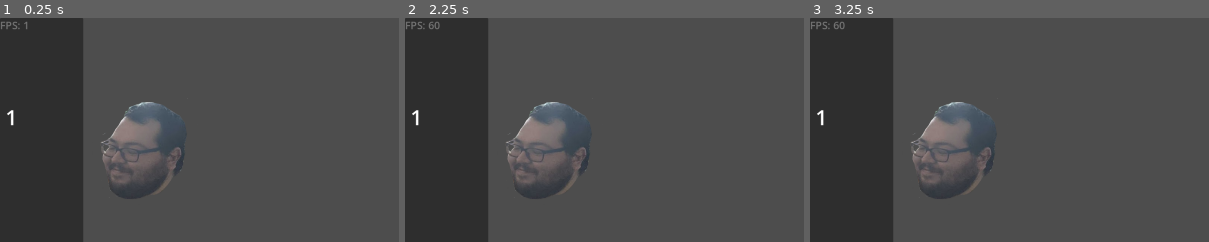
Above: before the commit, frames 1-3 (left to right).
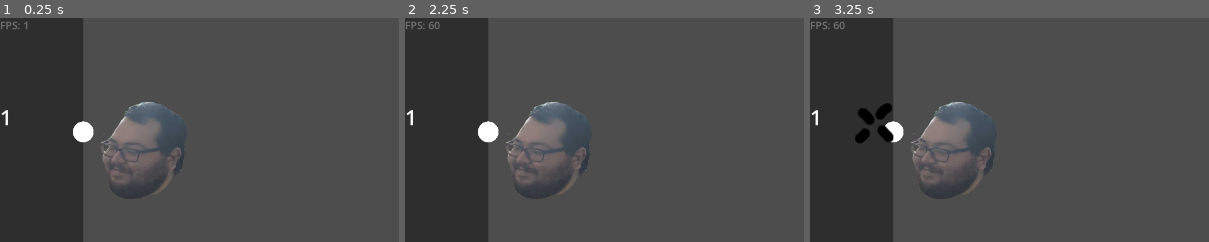
Above: after the commit, the same moments.

Repository: gabeochoa/prime_pressure
Game: Godot game, scene res://scenes/levels/level.tscn
The game is run twice, just before and just after one commit, with the same random seed, the same clock (stepped at 60 frames per second) and the same inputs.
Inputs (mouse positions are % of the whole screen's width and height, from its top left):
- Up to frame 1 (0.25 s): no input
- Up to frame 2 (2.25 s): tap Enter at 0.5, 0.6 s; move the mouse to (58, 35) at 0.52 s; click (58, 35) at 0.67 s; move the mouse to (30, 55) at 1.27 s; hold A 1.28-2.03 s; tap F at 1.35 s; tap Space at 2 s; move the mouse to (60, 28) at 2.02 s; tap Z at 2.1 s
- Up to frame 3 (3.25 s): tap Enter at 2.75 s; move the mouse to (45, 70) at 2.77 s; tap U at 2.85 s; click (45, 70) at 2.92 s
The pictures show only the part of the screen within x 0-50%, y 0-50%; the shares and areas given below are measured in that part.

The runs differ from the first frame. In frame 1, 0.5% of the frame differs, in the area x 0-24%, y 41-56%; in frame 2, 0.5%; in frame 3, 1.1%, in the area x 0-24%, y 37-56%.

Commit message:
add clock percentage renderer

Diff:
--- /dev/null
+++ b/scenes/circle_percent_renderer.gd
@@ -0,0 +1,27 @@
+extends Control
+
+var percentage: float = 0
+
+func update_pct(pct: float):
+	percentage = pct
+	queue_redraw()
+
+func draw_filled_arc(center, radius, angle_from, angle_to, color):
+	var nb_points = 32
+	var points_arc = PackedVector2Array()
+	points_arc.push_back(center)
+	var colors = PackedColorArray([color])
+
+	for i in range(nb_points + 1):
+		var angle_point = deg_to_rad(angle_from + i * (angle_to - angle_from) / nb_points - 90)
+		points_arc.push_back(center + Vector2(cos(angle_point), sin(angle_point)) * radius)
+	draw_polygon(points_arc, colors)
+
+func _draw():
+	var center = Vector2(40, 10)
+	var radius = 25
+	var angle_from = 0
+	var angle_to = 360 * percentage
+	var color =  Color.RED
+	draw_circle(center, radius, Color.WHITE)
+	draw_filled_arc(center, radius, angle_from, angle_to, color)
--- a/scenes/levels/level.tscn
+++ b/scenes/levels/level.tscn
@@ -18,7 +18,7 @@
 order_queue_top_spacer_scene = ExtResource("7_8tg4x")
 
 [node name="Timer" type="Timer" parent="sophie"]
-wait_time = 10.0
+wait_time = 3.0
 
 [node name="player_scn" parent="." instance=ExtResource("2_el2g4")]
 position = Vector2(348, 322)
--- a/scenes/order_queue_item.tscn
+++ b/scenes/order_queue_item.tscn
@@ -1,16 +1,30 @@
-[gd_scene load_steps=3 format=3 uid="uid://drggxaxtuv255"]
+[gd_scene load_steps=4 format=3 uid="uid://drggxaxtuv255"]
 
 [ext_resource type="Script" path="res://scenes/order_queue_item.gd" id="1_7li84"]
+[ext_resource type="Script" path="res://scenes/circle_percent_renderer.gd" id="2_3x5xc"]
 
 [sub_resource type="Theme" id="Theme_yl7jh"]
 
 [node name="OrderQueueItem" type="Control"]
-custom_minimum_size = Vector2(2.08165e-12, 100)
+custom_minimum_size = Vector2(100, 100)
 layout_mode = 3
 anchors_preset = 0
 size_flags_horizontal = 3
 size_flags_vertical = 0
 script = ExtResource("1_7li84")
+
+[node name="Clock" type="Control" parent="."]
+layout_mode = 1
+anchors_preset = 3
+anchor_left = 1.0
+anchor_top = 1.0
+anchor_right = 1.0
+anchor_bottom = 1.0
+offset_left = -40.0
+offset_top = -40.0
+grow_horizontal = 0
+grow_vertical = 0
+script = ExtResource("2_3x5xc")
 
 [node name="HBoxContainer" type="HBoxContainer" parent="."]
 layout_mode = 1
@@ -27,7 +41,6 @@
 theme = SubResource("Theme_yl7jh")
 theme_override_font_sizes/normal_font_size = 50
 bbcode_enabled = true
-text = " "
 
 [node name="StateIcon" type="RichTextLabel" parent="HBoxContainer"]
 unique_name_in_owner = true
